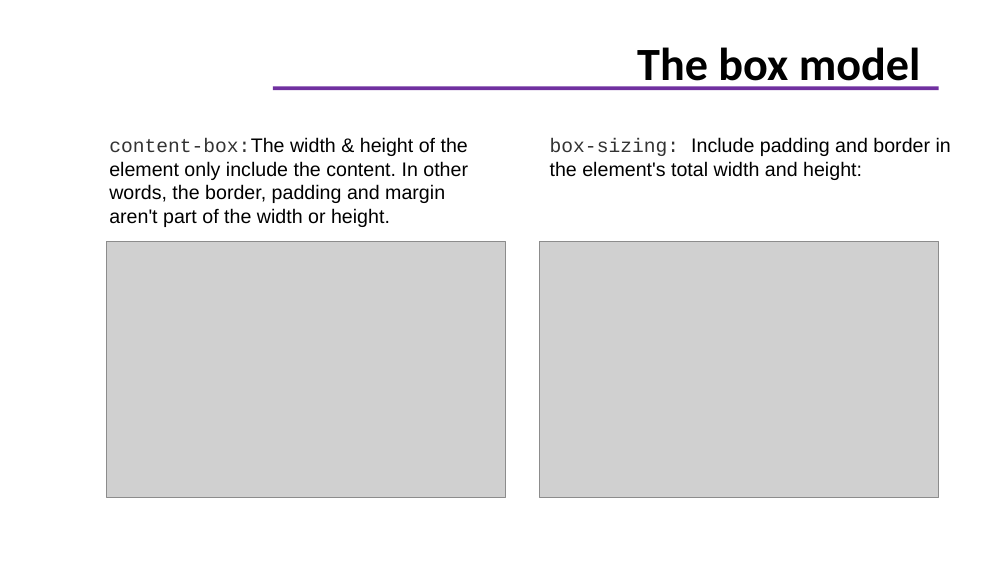
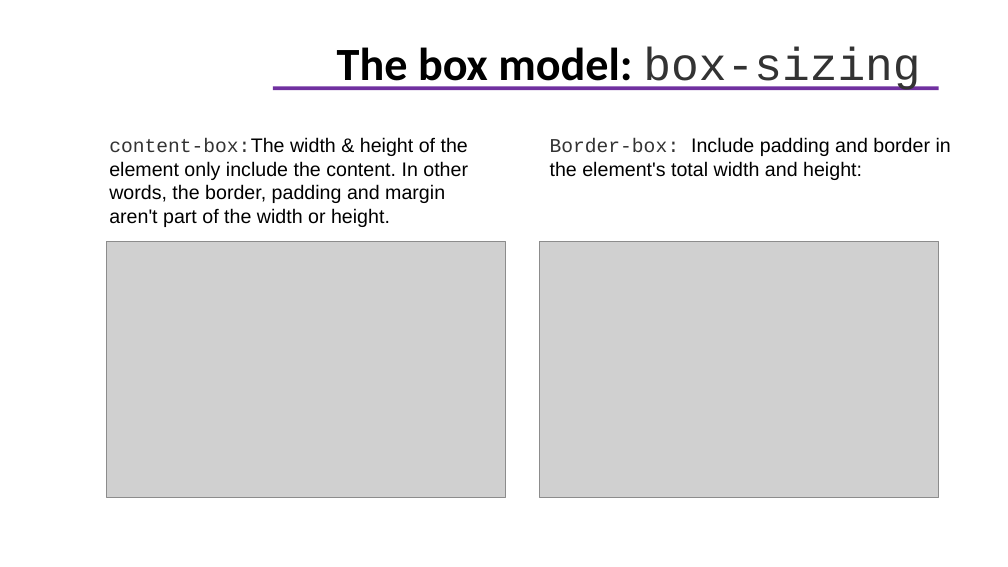
Before and after one commit to giaule91/basic-html, a slide deck: slide 20 of docs/CSS.pptx. Drawn at 1008x567 pixels with LibreOffice and Linux fonts; fonts in the diff are those of the drawing; grey boxes stand for pictures; background and template pictures are left out. Boxes give left, top, right and bottom in pixels: in the first picture for what was removed or moved away, otherwise in the second. Text is boxed around its words. In the diff, an @@ line names an element or a change of style, - is before the commit and + after.

```diff
--- a/docs/CSS.pptx
+++ b/docs/CSS.pptx
@@ title at bbox=[337, 47, 920, 90]: text changed @@
-The box model
+The box model: box-sizing
@@ text at bbox=[550, 137, 951, 180]: text changed @@
-box-sizing: Include padding and border in the element's total width and height:
+Border-box: Include padding and border in the element's total width and height:
```
Also in this commit, not shown: 3 other files.
